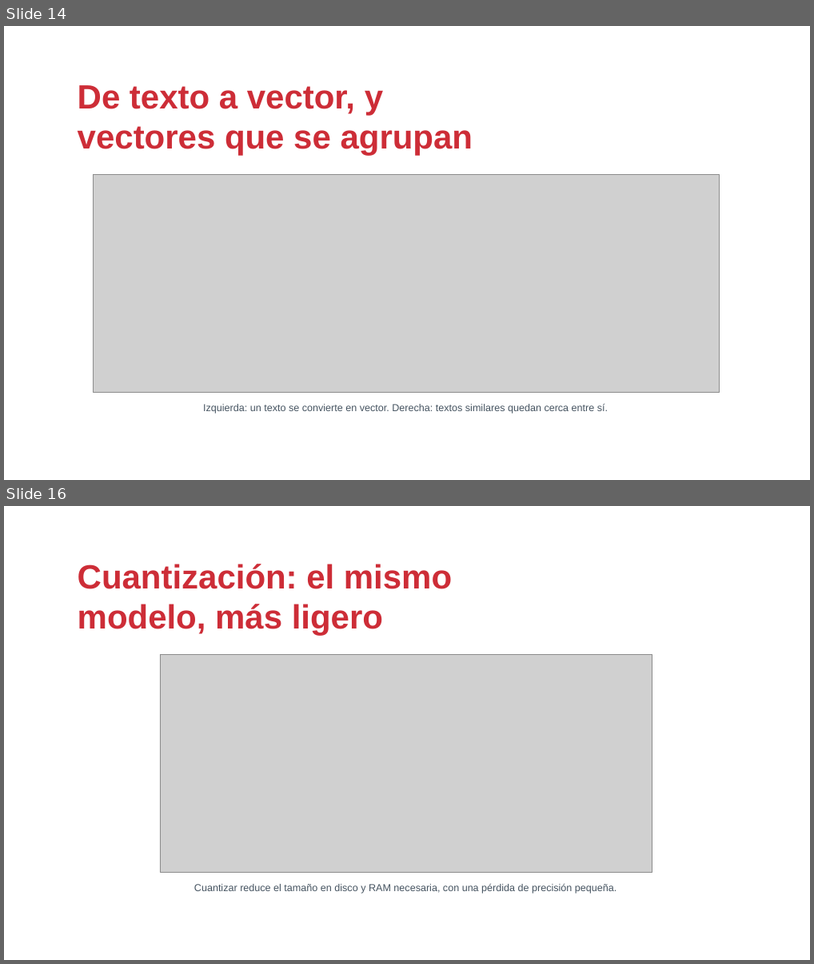
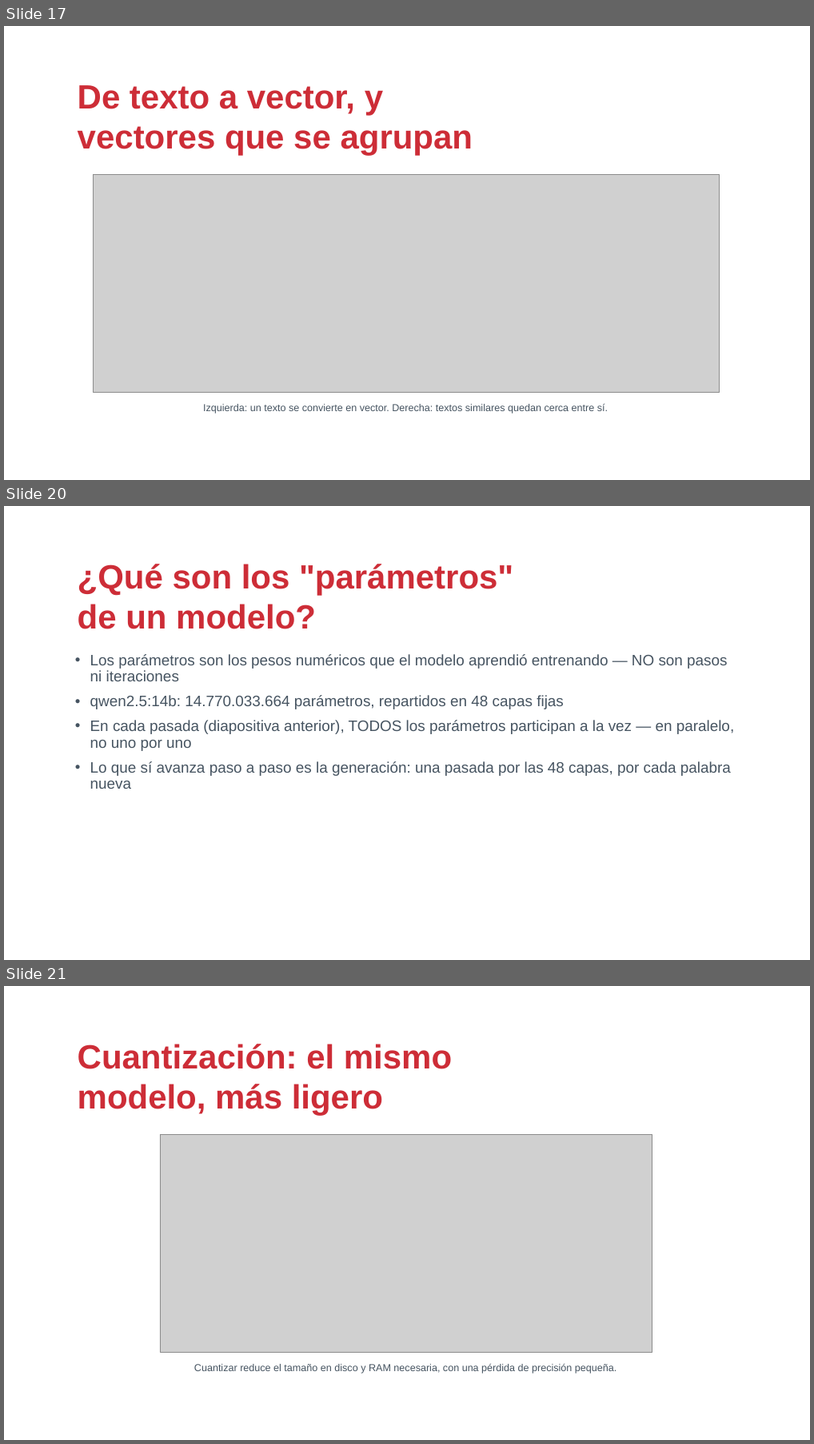
Before and after one commit to drj3ky11/FearOfTheDark, a slide deck: bloque3_setup/csbc26_b3_setup.pptx. Shown one above the other, each under a label of ours: slides 14 and 16 before the commit, slides 17, 20 and 21 after it; the slides between them are not shown. The pictures are 814x964 and 814x1444 pixels, drawn with LibreOffice and Linux fonts; fonts in the diff are those of the drawing; grey boxes stand for pictures; background and template pictures are left out. Boxes give left, top, right and bottom in pixels: in the first picture for what was removed or moved away, otherwise in the second. Text is boxed around its words. In the diff, an @@ line names an element or a change of style, - is before the commit and + after.

Commit message:
docs(bloque3): reescribir demo_pipeline.ipynb y ampliar ppt con Ollama en profundidad
- demo_pipeline.ipynb pasa de pipeline de Carding Forums (no correspondía a
  este bloque) a una demo desglosada de Ollama: instalación/arquitectura,
  gestión de modelos (librería oficial y Hugging Face), generate/chat/embed
  paso a paso, y ajuste de generación (options, num_ctx). Ejecutado de punta
  a punta contra Ollama real, sin outputs simulados.
- csbc26_b3_setup.pptx: nuevas diapositivas sobre options/num_ctx, el bucle
  autorregresivo de generación, qué son los parámetros de un modelo
  (corrige la confusión parámetros=iteraciones) y cuantización a nivel de
  bits (Q4_K_M).
- nuevo generador assets/generate_generation_loop_diagram.py para el
  diagrama del bucle de generación.

```diff
--- a/bloque3_setup/csbc26_b3_setup.pptx
+++ b/bloque3_setup/csbc26_b3_setup.pptx
@@ slide 20 added at (4,506,810,960), background picture (left out) @@
@@ text added at (78,564,514,629), 40 pt, text #CD2D37, bold @@
+¿Qué son los "parámetros" de un modelo?
@@ text added at (90,654,734,788), 18 pt, text #465461 @@
+• Los parámetros son los pesos numéricos que el modelo aprendió entrenando — NO son pasos ni iteraciones
+• qwen2.5:14b: 14.770.033.664 parámetros, repartidos en 48 capas fijas
+• En cada pasada (diapositiva anterior), TODOS los parámetros participan a la vez — en paralelo, no uno por uno
+• Lo que sí avanza paso a paso es la generación: una pasada por las 48 capas, por cada palabra nueva
@@ what was slide 14 is now slide 17 @@
@@ what was slide 16 is now slide 21 @@
```
Also in this commit, not shown: 2 slides changed, 5 other slides added, 2 other files.
